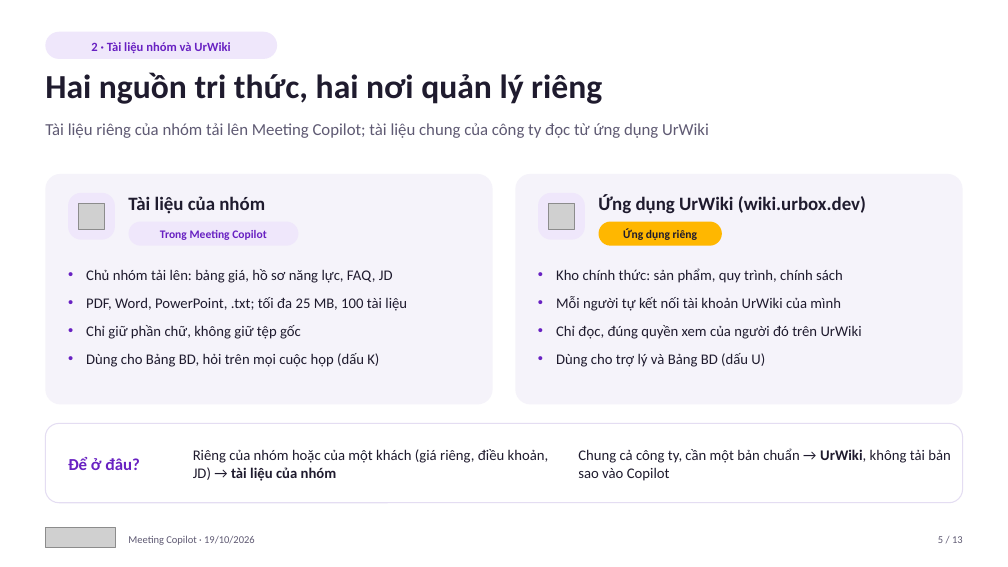
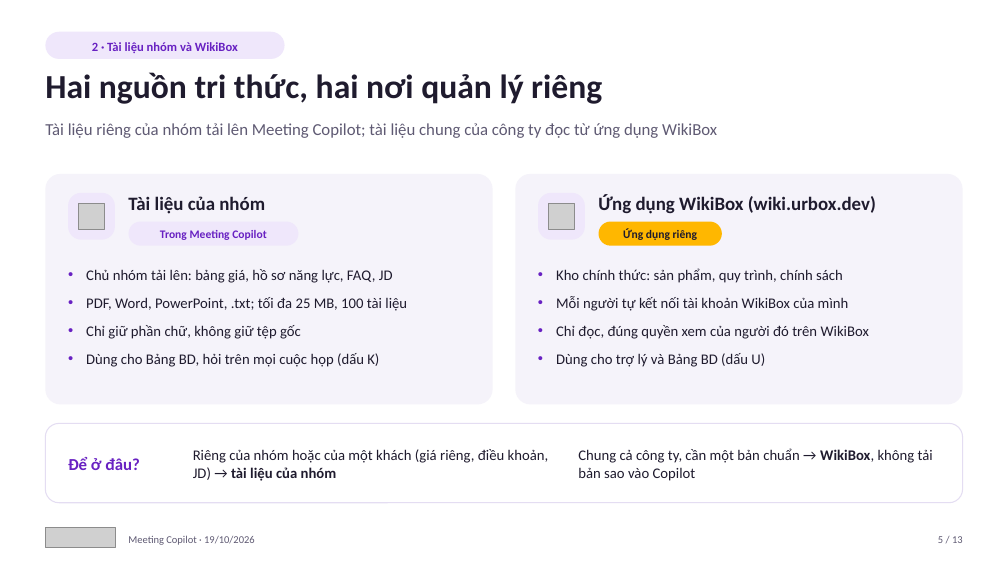
Before and after one commit to phucbh-hue/metting-assistant, a slide deck: slide 5 of docs/pitch/UrBox Meeting Copilot - Trinh bay 19.10.2026.pptx. Drawn at 1008x567 pixels with LibreOffice and Linux fonts; fonts in the diff are those of the drawing; grey boxes stand for pictures. Boxes give left, top, right and bottom in pixels: in the first picture for what was removed or moved away, otherwise in the second. Text is boxed around its words. In the diff, an @@ line names an element or a change of style, - is before the commit and + after.

```diff
--- a/docs/pitch/UrBox Meeting Copilot - Trinh bay 19.10.2026.pptx
+++ b/docs/pitch/UrBox Meeting Copilot - Trinh bay 19.10.2026.pptx
@@ rounded rectangle "2 · Tài liệu nhóm ...": place and size @@
-rounded rectangle "2 · Tài liệu nhóm ..." at (45, 32, 278, 59)
+rounded rectangle "2 · Tài liệu nhóm ..." at (45, 32, 284, 59)
@@ text in rounded rectangle at (92, 42, 238, 53): text changed @@
-2 · Tài liệu nhóm và UrWiki
+2 · Tài liệu nhóm và WikiBox
@@ text at (45, 123, 717, 138): text changed @@
-Tài liệu riêng của nhóm tải lên Meeting Copilot; tài liệu chung của công ty đọc từ ứng dụng UrWiki
+Tài liệu riêng của nhóm tải lên Meeting Copilot; tài liệu chung của công ty đọc từ ứng dụng WikiBox
@@ text at (598, 194, 876, 214): text changed @@
-Ứng dụng UrWiki (wiki.urbox.dev)
+Ứng dụng WikiBox (wiki.urbox.dev)
@@ text at (556, 296, 869, 339): text changed @@
-• Mỗi người tự kết nối tài khoản UrWiki của mình
-• Chỉ đọc, đúng quyền xem của người đó trên UrWiki
+• Mỗi người tự kết nối tài khoản WikiBox của mình
+• Chỉ đọc, đúng quyền xem của người đó trên WikiBox
@@ text at (578, 448, 933, 481): text changed @@
-Chung cả công ty, cần một bản chuẩn → UrWiki, không tải bản sao vào Copilot
+Chung cả công ty, cần một bản chuẩn → WikiBox, không tải bản sao vào Copilot
```
Also in this commit, not shown: 8 other slides changed, 8 other files.
